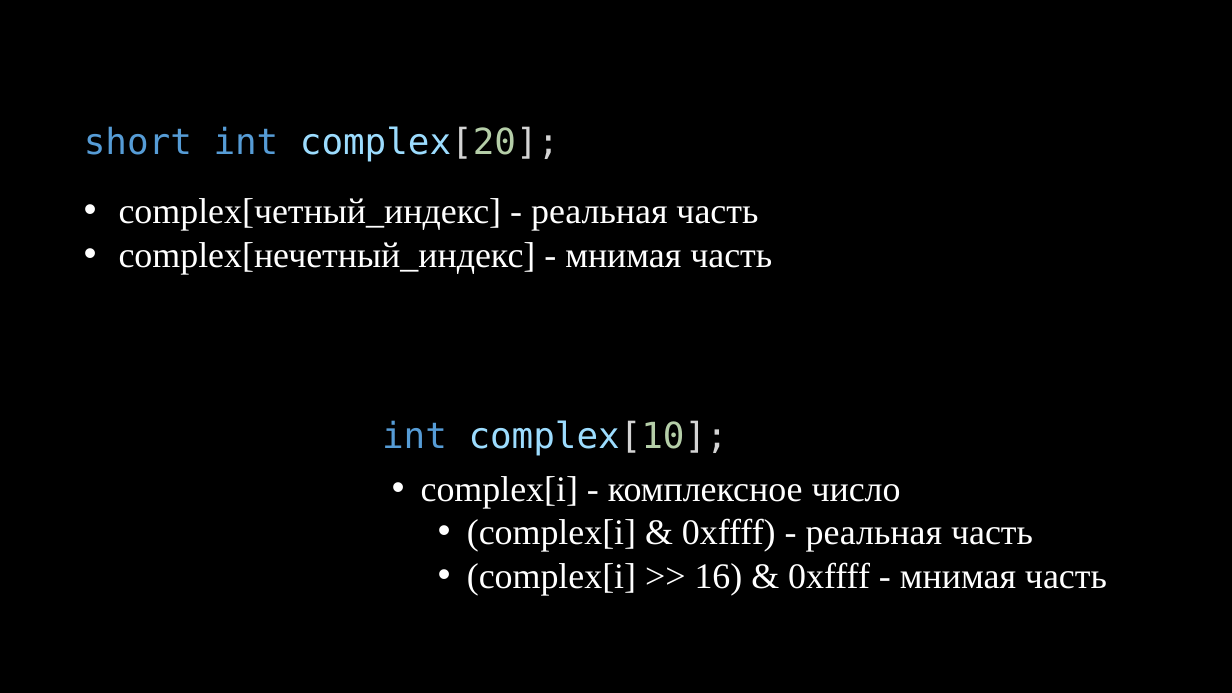
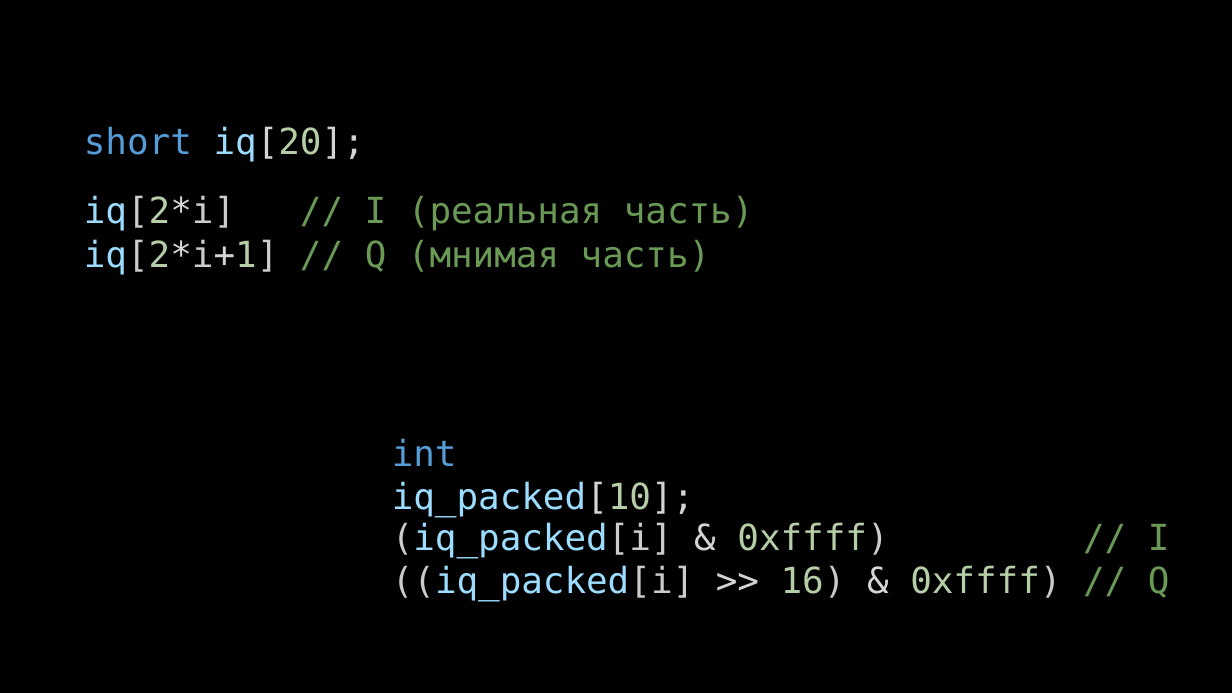
Before and after one commit to kruffka/C-Programming, a slide deck: slide 18 of 5_arrays/5_arrays.pptx (slide 19 before the commit). Drawn at 1232x693 pixels with LibreOffice and Linux fonts; fonts in the diff are those of the drawing. Boxes give left, top, right and bottom in pixels: in the first picture for what was removed or moved away, otherwise in the second. Text is boxed around its words. In the diff, an @@ line names an element or a change of style, - is before the commit and + after.

```diff
--- a/5_arrays/5_arrays.pptx
+++ b/5_arrays/5_arrays.pptx
@@ text at [84, 126, 365, 162]: text changed @@
-short int complex[20];
+short iq[20];
@@ text at [84, 195, 754, 275]: text changed; font Times New Roman to DejaVu Sans Mono; text colour #FFFFFF to #6A9955 @@
-• complex[четный_индекс] - реальная часть
-• complex[нечетный_индекс] - мнимая часть
+iq[2*i] // I (реальная часть)
+iq[2*i+1] // Q (мнимая часть)
@@ text at [392, 438, 694, 517]: text changed @@
-int complex[10];
+int iq_packed[10];
@@ text at [392, 522, 1170, 601]: text changed; font Times New Roman to DejaVu Sans Mono; text colour #FFFFFF to #9CDCFE @@
-• complex[i] - комплексное число
-  • (complex[i] & 0xffff) - реальная часть
-  • (complex[i] >> 16) & 0xffff - мнимая часть
+(iq_packed[i] & 0xffff) // I
+((iq_packed[i] >> 16) & 0xffff) // Q
```
Also in this commit, not shown: 8 other slides changed, 15 slides added, 3 slides removed, 20 other files.
